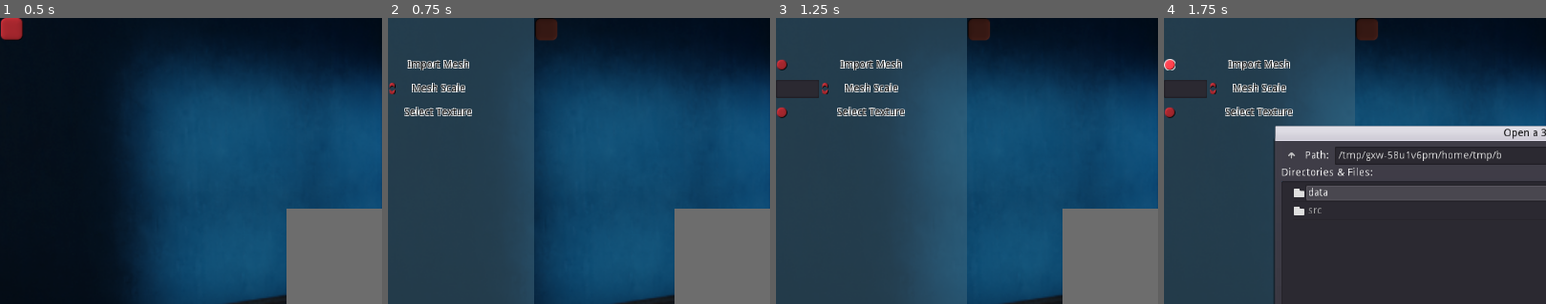
Above: before the commit, frames 1-4 (left to right).
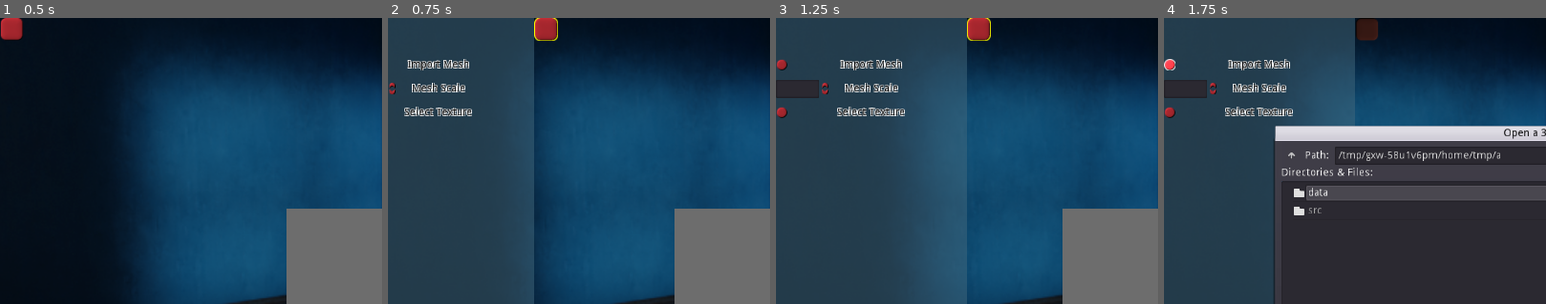
Above: after the commit, the same moments.

Repository: GoldenThumbs/Godot-OBJ-viewer
Game: Godot game, scene res://data/misc/Main.tscn
Same seed, same stepped clock (60 frames per second), same inputs: the game is played once before the commit and once after it.
Inputs (mouse positions are % of the whole screen's width and height, from its top left):
- Up to frame 1 (0.5 s): no input
- Up to frame 2 (0.75 s): click (2, 2) at 0.5 s
- Up to frame 3 (1.25 s): no input
- Up to frame 4 (1.75 s): click (12, 8) at 1.25 s
The pictures show only the part of the screen within x 0-50%, y 0-50%; the shares and areas given below are measured in that part.

Frame 1 is identical in both runs. In frame 2, 0.5% of the frame differs, in the area x 38-45%, y 0-8%; in frame 3, 0.5%; in frame 4, less than 0.1%.

Commit message:
Simplified OBJ loading

Diff:
--- a/ModelViewerSource/data/misc/Main.tscn
+++ b/ModelViewerSource/data/misc/Main.tscn
@@ -110,11 +110,8 @@
 anchor_bottom = 0.5
 margin_top = -8.0
 margin_bottom = 8.0
-focus_mode = 0
 mouse_filter = 1
-input_pass_on_modal_close_click = false
 action_mode = 0
-enabled_focus_mode = 0
 texture_normal = ExtResource( 5 )
 texture_pressed = ExtResource( 8 )
 texture_hover = ExtResource( 7 )
@@ -156,7 +153,6 @@
 margin_right = 74.0
 margin_bottom = 12.0
 mouse_filter = 1
-input_pass_on_modal_close_click = false
 custom_icons/updown = ExtResource( 9 )
 step = 0.25
 value = 1.0
@@ -197,11 +193,9 @@
 anchor_bottom = 0.5
 margin_top = -8.0
 margin_bottom = 8.0
-focus_mode = 0
 mouse_filter = 1
 input_pass_on_modal_close_click = false
 action_mode = 0
-enabled_focus_mode = 0
 texture_normal = ExtResource( 5 )
 texture_pressed = ExtResource( 8 )
 texture_hover = ExtResource( 7 )
@@ -216,9 +210,7 @@
 anchor_right = 1.0
 margin_right = 32.0
 margin_bottom = 32.0
-focus_mode = 0
 toggle_mode = true
-enabled_focus_mode = 0
 texture_normal = ExtResource( 10 )
 texture_pressed = ExtResource( 12 )
 texture_hover = ExtResource( 11 )
@@ -256,7 +248,7 @@
 margin_top = -141.0
 margin_right = 304.0
 margin_bottom = 182.0
-window_title = "Open a Texture"
+window_title = "Open a File"
 mode = 0
 access = 2
 filters = PoolStringArray( "*.png" )
--- a/ModelViewerSource/src/gui_manager.gd
+++ b/ModelViewerSource/src/gui_manager.gd
@@ -18,18 +18,18 @@
 
 func _toggle_toolbar(toggle: bool) -> void:
 	if toolbar_hidden == toggle:
-		toolbar_tween.stop(toolbar_body)
+		var _start = toolbar_tween.stop(toolbar_body)
 		toolbar_hidden = !toggle
 		if toggle:
 			print("Sliding In!")
 			var _x := toolbar_body.rect_position.x
-			toolbar_tween.interpolate_property(toolbar_body, "rect_position:x", _x, 0, .3, Tween.TRANS_CUBIC, Tween.EASE_IN_OUT)
+			var _tween = toolbar_tween.interpolate_property(toolbar_body, "rect_position:x", _x, 0, .3, Tween.TRANS_CUBIC, Tween.EASE_IN_OUT)
 		else:
 			print("Sliding Out!")
 			var _x := toolbar_body.rect_position.x
 			var _2x := -toolbar_body.get_size().x
-			toolbar_tween.interpolate_property(toolbar_body, "rect_position:x", _x, _2x, .3, Tween.TRANS_CUBIC, Tween.EASE_IN_OUT)
-		toolbar_tween.start()
+			var _tween = toolbar_tween.interpolate_property(toolbar_body, "rect_position:x", _x, _2x, .3, Tween.TRANS_CUBIC, Tween.EASE_IN_OUT)
+		var _stop = toolbar_tween.start()
 
 func _on_ImportMesh_button_up() -> void:
 	model_dialog.popup()
--- a/ModelViewerSource/src/mdl_manager.gd
+++ b/ModelViewerSource/src/mdl_manager.gd
@@ -3,11 +3,56 @@
 func load_mdl(path: String) -> Mesh:
 	if path == null:
 		return null
-	if path.get_extension() == "obj" || path.get_extension() == "OBJ":
-		return _import_obj(path)
+	var ext := path.get_extension()
+
+	var st := SurfaceTool.new()
+	st.begin(Mesh.PRIMITIVE_TRIANGLES)
+
+	var mdlFile := File.new()
+	var errorCheck = mdlFile.open(path, File.READ)
+	if errorCheck != OK:
+		print("cannot open file at path[", path,"]")
+		mdlFile.close()
+		return null
+
+	var newMsh : TriMesh
+	if ext.matchn("obj"):
+		newMsh = _import_obj(mdlFile)
 	else:
-		print("Unknown or Unsupported Extension")
+		print("[", ext,"] is not a supported format!")
+		mdlFile.close()
 		return null
+
+	var hasUV := newMsh.uvs.size() > 0
+	var hasNrm := newMsh.normals.size() > 0
+
+	for i in newMsh.indices.size():
+		var triangle : Triangle = newMsh.indices[i]
+		if hasUV:
+			st.add_uv(newMsh.uvs[triangle.uv_id_0])
+		if hasNrm:
+			st.add_normal(newMsh.normals[triangle.nrm_id_0])
+		st.add_vertex(newMsh.vertices[triangle.id_0])
+
+		if hasUV:
+			st.add_uv(newMsh.uvs[triangle.uv_id_1])
+		if hasNrm:
+			st.add_normal(newMsh.normals[triangle.nrm_id_1])
+		st.add_vertex(newMsh.vertices[triangle.id_1])
+
+		if hasUV:
+			st.add_uv(newMsh.uvs[triangle.uv_id_2])
+		if hasNrm:
+			st.add_normal(newMsh.normals[triangle.nrm_id_2])
+		st.add_vertex(newMsh.vertices[triangle.id_2])
+	if !hasNrm:
+		st.generate_normals()
+	if hasUV:
+		st.generate_tangents()
+	var mdl : Mesh = st.commit()
+
+	mdlFile.close()
+	return mdl
 
 func count_char(string: String, txt: String) -> int:
 	var num : int = 0
@@ -16,160 +61,100 @@
 			num += 1
 	return num
 
-func _import_obj(path: String) -> Mesh:
-	var st := SurfaceTool.new()
-	st.begin(Mesh.PRIMITIVE_TRIANGLES)
-	var mdlFile := File.new()
-	var errorCheck = mdlFile.open(path, File.READ)
-	if errorCheck != OK:
-		print("cannot open file at path[", path,"]")
-		return null
+#func _magic(input: String) -> int: #Shhhhh, for a future format
+#	return ((ord(input[3]) << 24) + (ord(input[2]) << 16) + (ord(input[1]) << 8)) + ord(input[0])
 
-	var mdlVerts := []
-	var mdlNorm := []
-	var mdlUV := []
+func _import_obj(mdlFile : File) -> TriMesh:
+	var newMsh := TriMesh.new()
+	while !mdlFile.eof_reached():
+		var mdlData := mdlFile.get_line()
+		var f2c = mdlData.substr(0, 2)
+		var lineData := mdlData.split(" ", false)
 
-	var mdlFaceIndex := []
-	var mdlUVIndex := []
-	var mdlNormIndex := []
+		match f2c:
+			"v ":
+				var vertex := Vector3(
+					float(lineData[1]),
+					float(lineData[2]),
+					float(lineData[3])
+				)
+				newMsh.vertices.push_back(vertex)
+			"vt":
+				var uv := Vector2(
+					float(lineData[1]),
+					1.0 - float(lineData[2])
+				)
+				newMsh.uvs.push_back(uv)
+			"vn":
+				var normal := Vector3(
+					float(lineData[1]),
+					float(lineData[2]),
+					float(lineData[3])
+				)
+				newMsh.normals.push_back(normal)
+			"f ":
+				var misc = []
 
-	while !mdlFile.eof_reached():
-		var mdlData = mdlFile.get_line()
-		if mdlData.begins_with("v "):
-			var vertData = mdlData.split(" ", false)
-			var vertex = Vector3(
-			float(vertData[1]),
-			float(vertData[2]),
-			float(vertData[3]))
-
-			mdlVerts.push_back(vertex)
-		elif mdlData.begins_with("vt"):
-			var uvData = mdlData.split(" ", false)
-			var uv = Vector2(
-			float(uvData[1]),
-			1.0 - float(uvData[2]))
-
-			mdlUV.push_back(uv)
-		elif mdlData.begins_with("vn"):
-			var normData = mdlData.split(" ", false)
-			var normal = Vector3(
-			float(normData[1]),
-			float(normData[2]),
-			float(normData[3]))
-
-			mdlNorm.push_back(normal)
-		elif mdlData.begins_with("f "):
-			var miscData = mdlData.split(" ", false)
-			var misc = []
-
-			var num = count_char(mdlData, "/")
-
-			if num == 6:
-				misc.push_back(miscData[1].split("/"))
-				misc.push_back(miscData[2].split("/"))
-				misc.push_back(miscData[3].split("/"))
-
-				var faceIndices = Vector3(
-				int(misc[2][0]) - 1,
-				int(misc[1][0]) - 1,
-				int(misc[0][0]) - 1)
-
-				var uvIndices = Vector3(
-				int(misc[2][1]) - 1,
-				int(misc[1][1]) - 1,
-				int(misc[0][1]) - 1)
-
-				var normIndices = Vector3(
-				int(misc[2][2]) - 1,
-				int(misc[1][2]) - 1,
-				int(misc[0][2]) - 1)
-
-				mdlFaceIndex.push_back(faceIndices)
-				mdlUVIndex.push_back(uvIndices)
-				mdlNormIndex.push_back(normIndices)
-			elif num == 3:
-				misc.push_back(miscData[1].split("/"))
-				misc.push_back(miscData[2].split("/"))
-
-				var faceIndices = Vector3(
-				int(misc[2][0]) - 1,
-				int(misc[1][0]) - 1,
-				int(misc[0][0]) - 1)
-
-				var uvIndices = Vector3(
-				int(misc[2][1]) - 1,
-				int(misc[1][1]) - 1,
-				int(misc[0][1]) - 1)
-
-				mdlFaceIndex.push_back(faceIndices)
-				mdlUVIndex.push_back(uvIndices)
-			elif num == 0:
-				var faceIndices = Vector3(
-				int(miscData[3]) - 1,
-				int(miscData[2]) - 1,
-				int(miscData[1]) - 1)
-
-				mdlFaceIndex.push_back(faceIndices)
-			elif num > 6:
-				for i in miscData.size() - 1:
-					misc.push_back(miscData[i + 1].split("/"))
-				var faceIndices = []
-				var uvIndices = []
-				var normIndices = []
+				for i in lineData.size() - 1:
+					misc.push_back(lineData[i + 1].split("/"))
 				for i in misc.size() - 2:
 					var intVar = i + 2
-					faceIndices.push_back(Vector3(
+					var num = misc[intVar].size()
+
+					var faceIndices = Vector3(
 					int(misc[intVar][0]) - 1,
 					int(misc[intVar-1][0]) - 1,
-					int(misc[0][0]) - 1))
+					int(misc[0][0]) - 1)
 
-					uvIndices.push_back(Vector3(
-					int(misc[intVar][1]) - 1,
-					int(misc[intVar-1][1]) - 1,
-					int(misc[0][1]) - 1))
+					var uvIndices : Vector3
+					if num >= 2:
+						uvIndices = Vector3(
+						int(misc[intVar][1]) - 1,
+						int(misc[intVar-1][1]) - 1,
+						int(misc[0][1]) - 1)
 
-					normIndices.push_back(Vector3(
-					int(misc[intVar][2]) - 1,
-					int(misc[intVar-1][2]) - 1,
-					int(misc[0][2]) - 1))
+					var normIndices : Vector3
+					if num == 3:
+						normIndices = Vector3(
+						int(misc[intVar][2]) - 1,
+						int(misc[intVar-1][2]) - 1,
+						int(misc[0][2]) - 1)
 
-					mdlFaceIndex.push_back(faceIndices[i])
-					mdlUVIndex.push_back(uvIndices[i])
-					mdlNormIndex.push_back(normIndices[i])
-			else:
-				print("MODEL NOT VALID!")
-		elif mdlData.begins_with("s "):
-			var smooth : String = mdlData.substr(2, mdlData.length()).strip_edges()
-			if smooth == "off":
-				st.add_smooth_group(false)
-			else:
-				st.add_smooth_group(true)
+					var triangle := Triangle.new()
 
-	for i in mdlFaceIndex.size():
-		if mdlUV.size() > 0:
-			st.add_uv(mdlUV[mdlUVIndex[i][0]])
-		if mdlNorm.size() > 0:
-			st.add_normal(mdlNorm[mdlNormIndex[i][0]])
-		st.add_vertex(mdlVerts[mdlFaceIndex[i][0]])
+					triangle.id_0 = int(faceIndices.x)
+					triangle.id_1 = int(faceIndices.y)
+					triangle.id_2 = int(faceIndices.z)
 
-		if mdlUV.size() > 0:
-			st.add_uv(mdlUV[mdlUVIndex[i][1]])
-		if mdlNorm.size() > 0:
-			st.add_normal(mdlNorm[mdlNormIndex[i][1]])
-		st.add_vertex(mdlVerts[mdlFaceIndex[i][1]])
+					triangle.uv_id_0 = int(uvIndices.x)
+					triangle.uv_id_1 = int(uvIndices.y)
+					triangle.uv_id_2 = int(uvIndices.z)
 
-		if mdlUV.size() > 0:
-			st.add_uv(mdlUV[mdlUVIndex[i][2]])
-		if mdlNorm.size() > 0:
-			st.add_normal(mdlNorm[mdlNormIndex[i][2]])
-		st.add_vertex(mdlVerts[mdlFaceIndex[i][2]])
-	if mdlNorm.size() == 0:
-		st.generate_normals()
-	if mdlNorm.size() != 0 && mdlUV.size() != 0:
-		st.generate_tangents()
-	var mdl = Mesh.new()
-	mdl = st.commit()
+					triangle.nrm_id_0 = int(normIndices.x)
+					triangle.nrm_id_1 = int(normIndices.y)
+					triangle.nrm_id_2 = int(normIndices.z)
 
-	mdlFile.close()
+					newMsh.indices.push_back(triangle)
 
-	return mdl
+	return newMsh
+
+class TriMeshModel:
+	var meshes : Array
+	var materials : Array
+
+class TriMesh:
+	var vertices : Array
+	var normals : Array
+	var uvs : Array
+	var indices : Array
+
+class Triangle:
+	var id_0 : int
+	var uv_id_0 : int
+	var nrm_id_0 : int
+	var id_1 : int
+	var uv_id_1 : int
+	var nrm_id_1 : int
+	var id_2 : int
+	var uv_id_2 : int
+	var nrm_id_2 : int
--- a/ModelViewerSource/src/object_manager.gd
+++ b/ModelViewerSource/src/object_manager.gd
@@ -6,6 +6,8 @@
 var _model_skin : Texture = null
 onready var gui : Control = get_node("../GUI")
 onready var mat : Material = SpatialMaterial.new()
+
+const MAX_DIST = 5.0
 
 func _ready() -> void:
 	mat.params_specular_mode = SpatialMaterial.SPECULAR_DISABLED
@@ -21,13 +23,16 @@
 		if Input.get_mouse_mode() != Input.MOUSE_MODE_CAPTURED:
 			Input.set_mouse_mode(Input.MOUSE_MODE_CAPTURED)
 		if event is InputEventMouseMotion:
-			self.rotation_degrees += Vector3(event.relative.y * turn_speed, event.relative.x * turn_speed, 0.0)
+			var rot_basis_x := Basis(Vector3(1, 0, 0), deg2rad(event.relative.y * turn_speed))
+			var rot_basis_y := Basis(Vector3(0, 1, 0), deg2rad(event.relative.x * turn_speed))
+			self.global_transform.basis = rot_basis_x * rot_basis_y * self.global_transform.basis
 	else:
 		if Input.get_mouse_mode() != Input.MOUSE_MODE_VISIBLE:
 			Input.set_mouse_mode(Input.MOUSE_MODE_VISIBLE)
 	if Input.is_mouse_button_pressed(BUTTON_RIGHT):
 		if event is InputEventMouseMotion:
-			self.rotate_z(deg2rad(event.relative.y * turn_speed))
+			self.global_translate(Vector3(event.relative.x * 0.01, -event.relative.y * 0.01, 0.0))
+			self.translation.x = clamp(self.translation.x, -MAX_DIST, MAX_DIST)
 
 func scale_by_float(amnt: float) -> void:
 	amnt = max(abs(amnt), 0.01)
